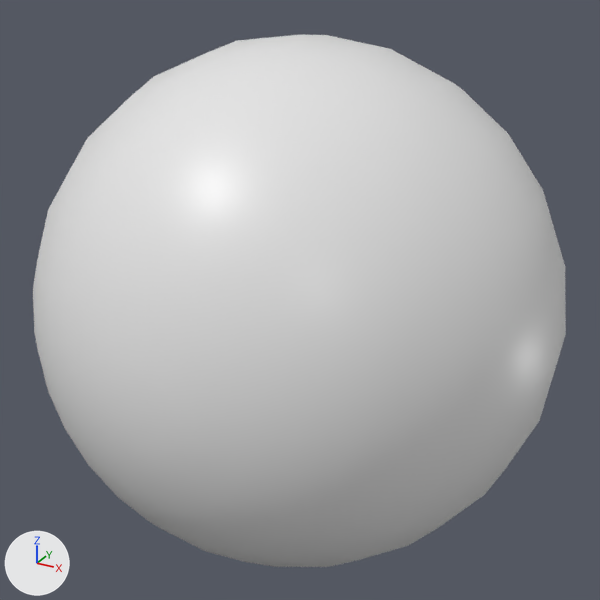
Before and after pictures for a commit that changed the Blender file Assets/_Game/Content/Bouncer/Bld_Bouncer.blend.
One viewpoint serves both versions: a camera (50 mm lens) standing at (0.353, -0.642, 0.322) and looking at (0.0, 0.0, 0.001). Lighting does not change. The marker at lower left points along +X, +Y and +Z. The older version comes first.
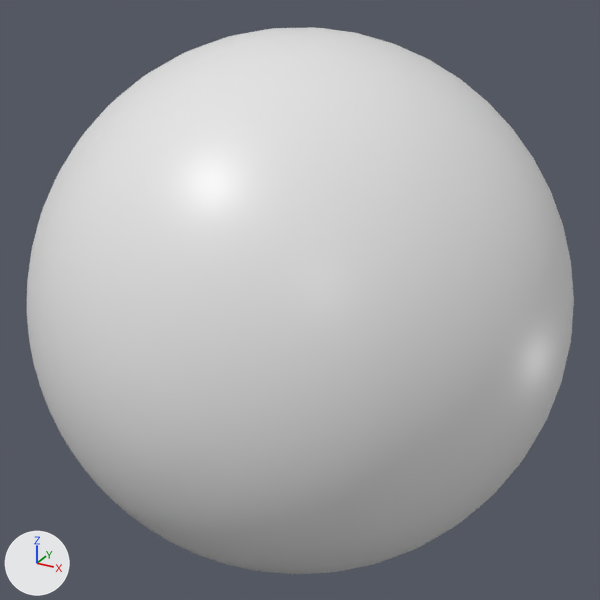
Pixel boxes (x1, y1, x2, y2) of what changed, in the pictures (600 x 600 px; the box of a moved part takes in the faces that stretch with it):
'Sphere', reshaped, modifiers changed
    before: (33, 35, 566, 567)
    after: (27, 27, 574, 574)
part 1 of me_sphere_001, moved or reshaped
    before: (33, 35, 566, 567)
    after: (27, 27, 574, 574)

Patch to the scene script:
```diff
--- a/Assets/_Game/Content/Bouncer/Bld_Bouncer.blend.py
+++ b/Assets/_Game/Content/Bouncer/Bld_Bouncer.blend.py
@@ me_sphere_001 @@
 # used by ob_sphere; location = (0.0, 0.0, 0.0)
-me_sphere_001.from_pydata(...)  # 434 vertices, 480 faces; spans x -0.245..0.245, y -0.245..0.245, z -0.245..0.245
+me_sphere_001.from_pydata(...)  # 230 vertices, 240 faces; spans x -0.263..0.263, y -0.25..0.25, z -0.263..0.263
+# me_sphere_001 part 1: 434 vertices removed from x -0.245..0.245, y -0.245..0.245, z -0.245..0.245; 230 vertices added at x -0.263..0.263, y -0.25..0.25, z -0.263..0.263, forming a UV sphere (12 segments, 20 rings, poles along y)
+# me_sphere_001 part 2: the surface is now shaded smooth
 me_sphere_001.materials.append(mat_material_001)
@@ ob_sphere @@
 ob_sphere.location = (0.0, 0.0, 0.0)
+_m = ob_sphere.modifiers.new('Subdivision', 'SUBSURF')
+_m.levels = 2
```
